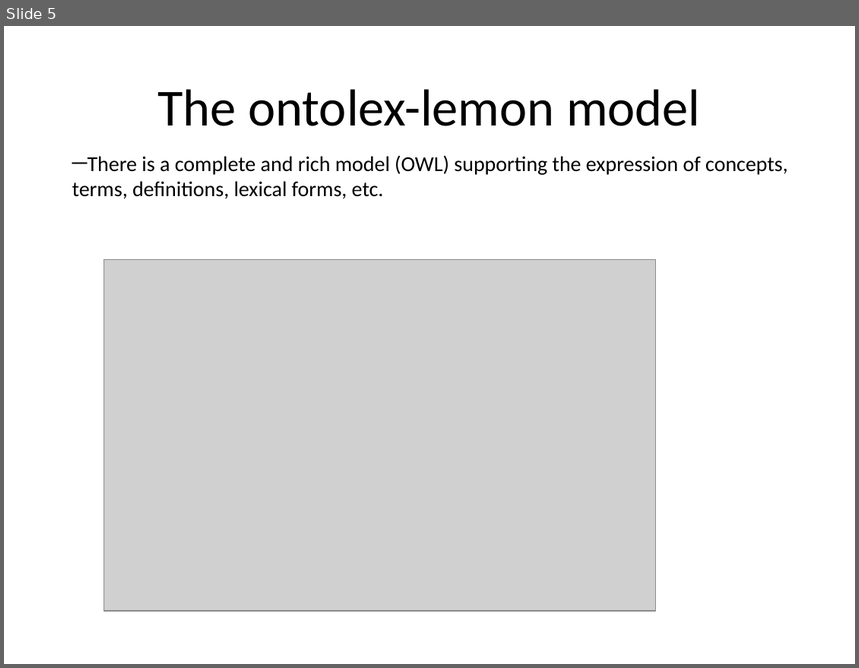
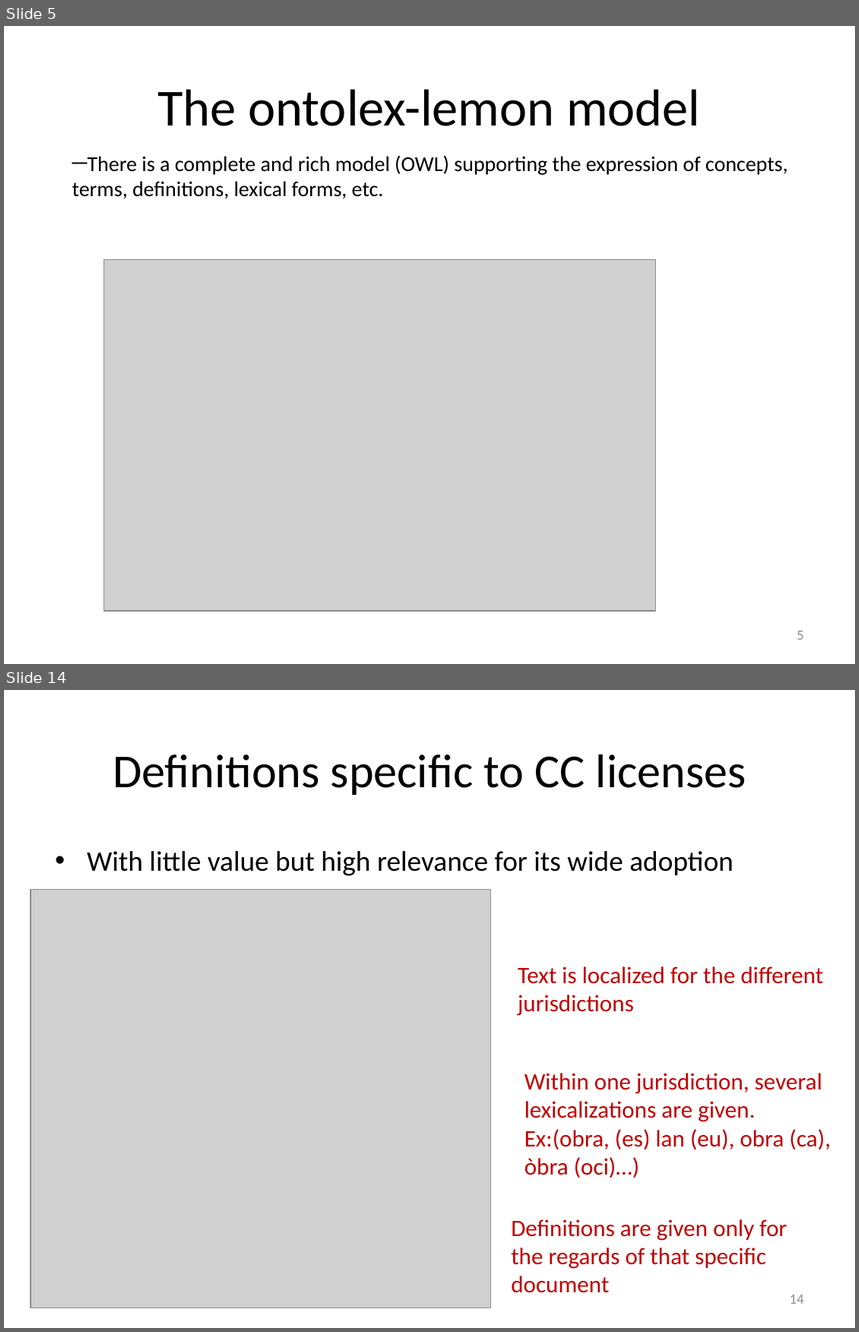
Before and after one commit to liderproject/tbx2rdfservice, a slide deck: slides.pptx. Shown one above the other, each under a label of ours: slide 5 before the commit, slides 5 and 14 after it; the slides between them are not shown. The pictures are 859x668 and 859x1332 pixels, drawn with LibreOffice and Linux fonts; fonts in the diff are those of the drawing; grey boxes stand for pictures. Boxes give left, top, right and bottom in pixels: in the first picture for what was removed or moved away, otherwise in the second. Text is boxed around its words. In the diff, an @@ line names an element or a change of style, - is before the commit and + after.

```diff
--- a/slides.pptx
+++ b/slides.pptx
@@ slide 14 added at (4,690,855,1328), background #FFFFFF @@
@@ title added at (113,754,747,795), 40 pt, text #000000 @@
+Definitions specific to CC licenses
@@ text added at (87,851,734,876), 24 pt, text #000000 @@
+• With little value but high relevance for its wide adoption
@@ picture added at (31,889,491,1308) @@
@@ text added at (518,967,824,1016), 20 pt, text #C00000 @@
+Text is localized for the different jurisdictions
@@ text added at (525,1073,832,1178), 20 pt, text #C00000 @@
+Within one jurisdiction, several lexicalizations are given.
+Ex:(obra, (es) lan (eu), obra (ca), òbra (oci)…)
@@ text added at (511,1220,787,1293), 20 pt, text #C00000 @@
+Definitions are given only for the regards of that specific document
@@ page number added at (790,1295,804,1304), 12 pt, text #8C8C8C @@
+14
@@ slide 5 changed as well @@
@@ page number added at (797,631,804,640), 12 pt, text #8C8C8C @@
+5
```
Also in this commit, not shown: 5 other slides changed, 23 other slides added, 2 slides removed, 3 other files.
